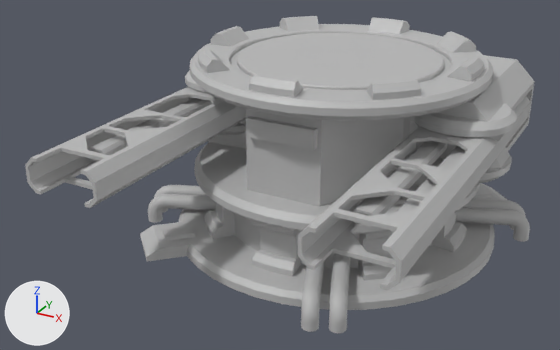
One commit to the FBX model NomDeProjet_ProjetTD/Assets/Art/Models/Originals/Simple Liza/Level 2/Simple Liza 2.fbx: the scene before it, then after it.
Camera for both pictures: a camera (50 mm lens) standing at (2.03, -4.49, 2.52) and looking at (-0.21, -0.42, 0.49). The lights are fixed; the arrows at lower left show +X, +Y and +Z. Where no turn or scale is listed for an object, it has been applied to the vertices.
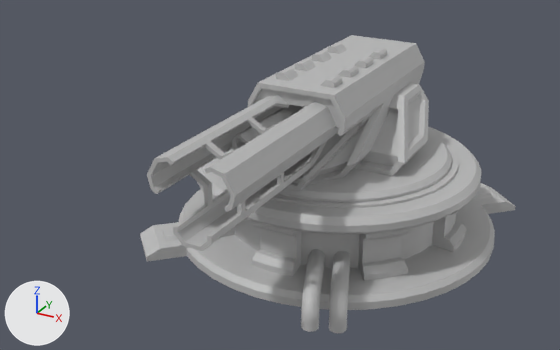
Where the newer file only moved an object's origin or applied its transform, the numbers keep the older frame.

What the commit changed:
Mesh me_mesh_006_1 is new.
It has 120 vertices, 80 faces and spans x -0.81..0.81, y -0.81..0.81, z 0.0..0.02.
It uses material mat_lambert1 (grey #bcbcbc).
Mesh me_mesh_002_1 is new.
It has 121 vertices, 120 faces and spans x -0.77..0.77, y -0.77..0.77, z 0.02..0.06.
It uses material mat_lambert1 (grey #bcbcbc).
Mesh me_mesh_1 is new.
It has 296 vertices, 318 faces and spans x -0.58..0.58, y -0.7..0.89, z -0.31..0.31.
It uses material mat_lambert1 (grey #bcbcbc).
Mesh me_mesh_001_1 is new.
It has 290 vertices, 288 faces and spans x -0.26..0.26, y -0.73..1.12, z -0.23..0.23.
It uses material mat_lambert1 (grey #bcbcbc).
Mesh me_mesh_005_1 is new.
It has 537 vertices, 568 faces and spans x -1.1..1.1, y -1.1..1.1, z -0.64..-0.13.
It uses material mat_lambert1 (grey #bcbcbc).
Object 'Gun_Right' (ob_gun_right) is deleted.
Object 'pCylinder35' (ob_pcylinder35) is deleted.
Object 'polySurface52' (ob_polysurface52) is deleted.
Object 'pCylinder36' (ob_pcylinder36) is deleted.
Object 'Gun_Keft' (ob_gun_keft) is deleted.
Object 'Gun_Center' (ob_gun_center) is deleted.
Object 'Simple_Liza_Lvl_2_Body_Emissive_2' (ob_simple_liza_lvl_2_body_emissive_2) is new; it shows me_mesh_006_1.
Its location is (0.0, 0.0, 0.517).
Object 'Simple_Liza_Lvl_2_Body_Swivel' (ob_simple_liza_lvl_2_body_swivel) is new; it shows me_mesh_002_1.
Its location is (0.0, 0.0, 0.517).
Object 'Simple_Liza_Lvl_2_Gun_Body' (ob_simple_liza_lvl_2_gun_body) is new; it shows me_mesh_1.
Its location is (0.0, -0.059, 0.893).
Object 'Simple_Liza_Lvl_2_Gun_Barrel' (ob_simple_liza_lvl_2_gun_barrel) is new; it shows me_mesh_001_1.
Its location is (0.0, -0.971, 0.861).
Object 'Simple_Liza_Lvl_2_Body_Scole' (ob_simple_liza_lvl_2_body_scole) is new; it shows me_mesh_005_1.
Its location is (0.0, 0.0, 0.644).

Changed parts and their boxes [x1, y1, x2, y2] in the pictures (560 x 350 px):
'polySurface52', deleted: before [179, 16, 495, 310]
'Simple_Liza_Lvl_2_Body_Scole', added: after [179, 127, 495, 310]
'Gun_Center', deleted: before [185, 55, 535, 207]
'Simple_Liza_Lvl_2_Gun_Body', added: after [248, 35, 429, 191]
'Gun_Keft', deleted: before [298, 97, 530, 290]
'Simple_Liza_Lvl_2_Gun_Barrel', added: after [147, 95, 340, 251]
'Gun_Right', deleted: before [25, 87, 246, 208]
'Simple_Liza_Lvl_2_Body_Swivel', added: after [225, 132, 452, 202]
'pCylinder35', deleted: before [455, 199, 530, 242]
'pCylinder36', deleted: before [148, 185, 216, 223]
'Simple_Liza_Lvl_2_Body_Emissive_2', added: after [217, 136, 459, 208]
